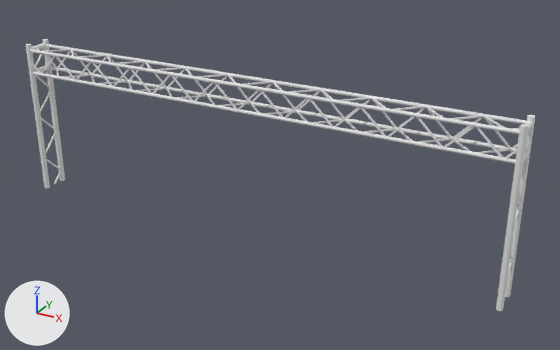
The FBX model Assets/fbx/道路標識柱_fbx/道路標識柱_21m×1m×4m_01.fbx: old version first, new version second.
The view is the same before and after, from a camera (50 mm lens) standing at (14.8, -24.1, 15.0) and looking at (1.3, 0.4, 2.8). Lighting does not change. The marker at lower left points along +X, +Y and +Z. Where no turn or scale is listed for an object, it has been applied to the vertices. Vertices at the same position are counted once.

Script lines for the objects in view, before the commit:
```python
mat_material = principled_material('Material')
mat_material.base_color = (0.8, 0.8, 0.8)  # white #e7e7e7
me_mesh = bpy.data.meshes.new('Mesh')
me_mesh.from_pydata(...)  # 628 vertices, 536 faces; spans x -10.6..10.6, y -0.6..0.6, z 0.0..6.8
me_mesh.materials.append(mat_material)  # white #e7e7e7
ob_mesh = bpy.data.objects.new('Mesh', me_mesh)
ob_mesh.location = (0.0, 0.0, 0.0)
```
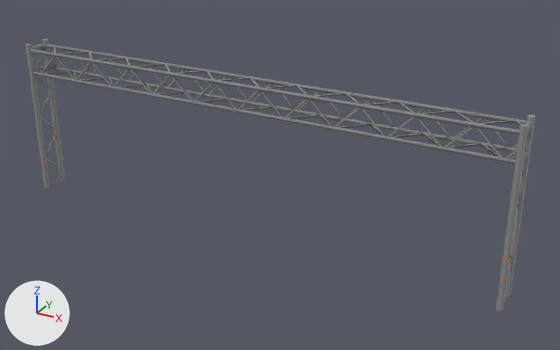
What changed in the scene script:
```text
Add img_道路標識柱_001_png:
    img_道路標識柱_001_png = load_image('道路標識柱_001.png', '../../Textures/道路標標識柱_Textures/道路標識柱_001.png', 256, 256, 'sRGB')
Change mat_material:
    remove mat_material.base_color = (0.8, 0.8, 0.8)  # white #e7e7e7
    add mat_material.texture = img_道路標識柱_001_png
Change me_mesh:
    used by ob_mesh; location = (0.0, 0.0, 0.0)
    remove me_mesh.from_pydata(...)  # 628 vertices, 536 faces; spans x -10.6..10.6, y -0.6..0.6, z 0.0..6.8
    add me_mesh.from_pydata(...)  # 626 vertices, 534 faces; spans x -10.6..10.6, y -0.6..0.6, z 0.0..6.8
    me_mesh part 1
    6 vertices are removed from x -10.5..0.0, y -0.5..-0.1, z 0.0..6.5
    272 faces are deleted
    59 vertices in x -10.0..9.0, y -0.5..-0.4, z 5.5..6.5 move by (0.0, 1.0, 0.0)
    44 vertices in x -10.0..10.0, y 0.5..0.6, z 5.5..6.5 move by (0.0, -1.0, 0.0)
    32 vertices in x -10.0..10.0, y 0.5..0.6, z 5.5..6.5 move by (0.0, -1.1, 0.0)
    11 vertices in x -10.0..10.0, y -0.6..-0.5, z 6.5 move by (0.0, 1.1, 0.0)
    8 vertices in x 2.0..8.0, y -0.4, z 6.5 move by (0.0, 0.9, 0.0)
    8 vertices in x 1.0..7.0, y 0.5, z 6.5 move by (0.0, -0.9, 0.0)
    6 vertices move from x 10.0..10.5, y -0.4..0.1, z 6.5 to x 10.0..10.5, y -0.1..0.4, z 6.5
    5 vertices are added at (0.0, 0.5, 6.5), (0.0, 0.6, 6.5), (0.0, 0.5, 6.5), (0.0, 0.6, 6.5), (-10.5, 0.0, 0.0)
    271 new faces join them
    me_mesh part 2: 327 kept faces spanning x -10.6..10.6, y -0.6..0.6, z 0.0..6.8 get new texture (UV) coordinates
```

Changed parts and their boxes [x1, y1, x2, y2] in the pictures (560 x 350 px; the box of a moved part takes in the faces that stretch with it):
'Mesh', surface changed, reshaped: [26, 39, 535, 311] in both
part 1 of me_mesh, moved or reshaped: before [35, 48, 528, 184]; after [35, 46, 528, 184]
part 2 of me_mesh, surface changed: [26, 39, 535, 311] in both
